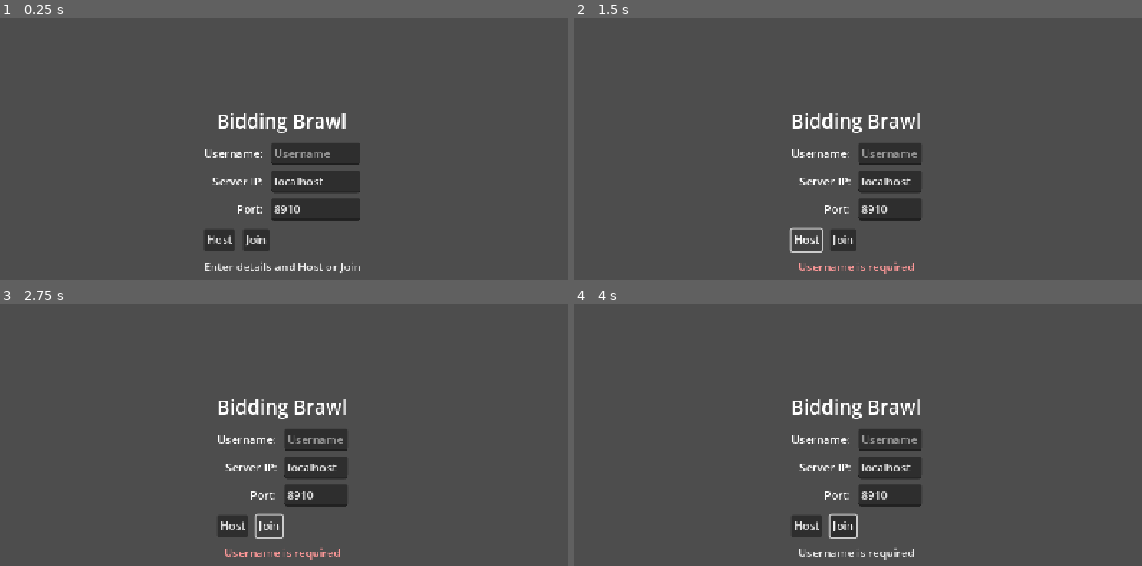
Above: before the commit, frames 1-4 (two rows, left to right).
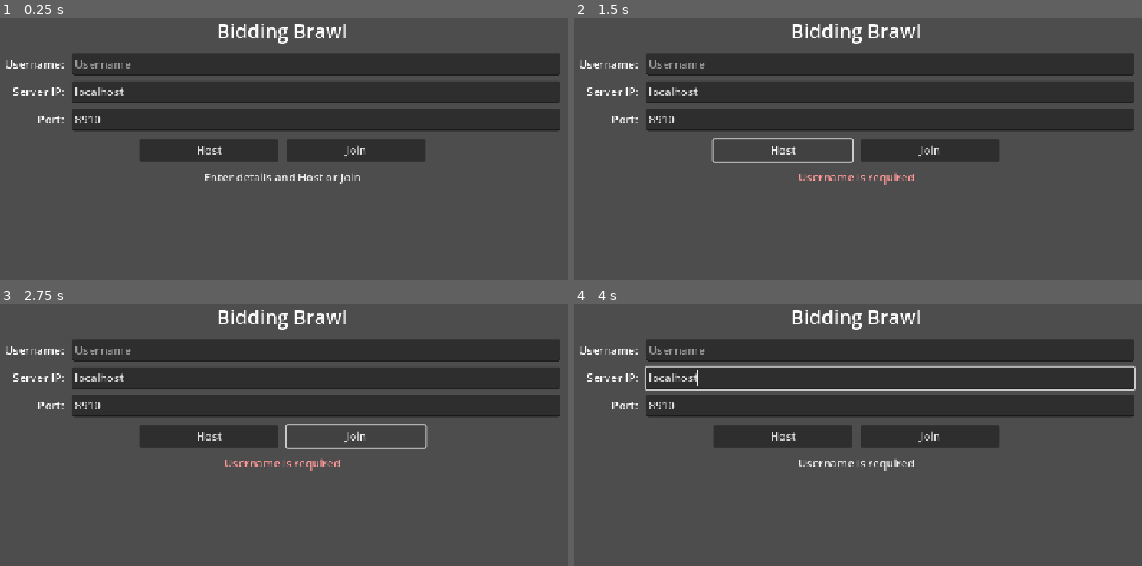
Above: after the commit, the same moments.

Repository: FoxSupp/bidding-brawl
Game: Godot game, scene res://scenes/main_menu.tscn
The game is run twice, just before and just after one commit, with the same random seed, the same clock (stepped at 60 frames per second) and the same inputs.
Inputs (mouse positions are in pixels of both pictures, inside the frame that each line leads up to):
- Up to frame 1 (0.25 s): no input
- Up to frame 2 (1.5 s): tap Enter at 0.5 s; move the mouse to (1034, 167) at 0.52 s; hold D (move_right) 0.53-1.25 s; click (1034, 167) at 0.6 s; tap Space (jump) at 0.77 s; click "Host" at 1.25 s
- Up to frame 3 (2.75 s): click "Join" at 2 s
- Up to frame 4 (4 s): move the mouse to (693, 500) at 2.77 s; hold D (move_right) 2.78-3.53 s; click (693, 500) at 2.85 s; move the mouse to (937, 377) at 3.52 s; hold A (move_left) from 3.53 s (still down); click (937, 377) at 3.6 s

The runs differ from the first frame. In frame 1, 29% of the frame differs, in the area x 1-99%, y 2-98%; in frame 2, 27%; in frame 3, 27%; in frame 4, 30%.

Commit message:
Refactor bidding menu and player stat block for improved UI and functionality
- Updated bidding menu scene to remove the upgrade slot and integrate a new BiddingManager node.
- Enhanced player stat block layout for better visibility and interaction.
- Adjusted minimum sizes and offsets for UI elements to improve overall design.
- Removed obsolete upgrade slot script and associated resources to streamline the project.

Diff:
--- a/scenes/bidding_menu.tscn
+++ b/scenes/bidding_menu.tscn
@@ -1,9 +1,8 @@
-[gd_scene load_steps=5 format=3 uid="uid://bnwcqcma1nw5y"]
+[gd_scene load_steps=4 format=3 uid="uid://bnwcqcma1nw5y"]
 
 [ext_resource type="Script" uid="uid://cbxialigjx3mi" path="res://scripts/bidding_menu.gd" id="1_6fnxy"]
-[ext_resource type="Resource" uid="uid://0jdpwk0ckbg0" path="res://scripts/upgrades/effects/multi_shot_effect.tres" id="2_2l2ip"]
 [ext_resource type="PackedScene" uid="uid://chvxopcas8yjd" path="res://scenes/player_stat_block.tscn" id="2_2qcm0"]
-[ext_resource type="Resource" uid="uid://cdd4d4sor26np" path="res://scripts/upgrades/effects/test.tres" id="3_2l2ip"]
+[ext_resource type="Script" uid="uid://bp1b68d3621ng" path="res://scripts/bidding_manager.gd" id="2_e2fi0"]
 
 [node name="BiddingMenu" type="Control"]
 layout_mode = 3
@@ -13,7 +12,9 @@
 grow_horizontal = 2
 grow_vertical = 2
 script = ExtResource("1_6fnxy")
-all_upgrades = Array[Resource]([ExtResource("2_2l2ip"), ExtResource("3_2l2ip")])
+
+[node name="BiddingManager" type="Node" parent="."]
+script = ExtResource("2_e2fi0")
 
 [node name="Background" type="Panel" parent="."]
 layout_mode = 1
@@ -89,19 +90,6 @@
 [node name="PlayerStatBlock4" parent="Background/PlayerStats" instance=ExtResource("2_2qcm0")]
 layout_mode = 2
 
-[node name="Upgrades" type="HBoxContainer" parent="Background"]
-layout_mode = 1
-anchors_preset = 14
-anchor_top = 0.5
-anchor_right = 1.0
-anchor_bottom = 0.5
-offset_top = -100.0
-offset_bottom = 100.0
-grow_horizontal = 2
-grow_vertical = 2
-theme_override_constants/separation = 32
-alignment = 1
-
 [node name="TimerStartRound" type="Timer" parent="."]
 wait_time = 5.0
 one_shot = true
--- a/scenes/main_menu.tscn
+++ b/scenes/main_menu.tscn
@@ -20,6 +20,7 @@
 grow_vertical = 2
 
 [node name="VBox" type="VBoxContainer" parent="CenterContainer"]
+custom_minimum_size = Vector2(800, 500)
 layout_mode = 2
 theme_override_constants/separation = 12
 
@@ -73,12 +74,15 @@
 [node name="Buttons" type="HBoxContainer" parent="CenterContainer/VBox"]
 layout_mode = 2
 theme_override_constants/separation = 12
+alignment = 1
 
 [node name="HostButton" type="Button" parent="CenterContainer/VBox/Buttons"]
+custom_minimum_size = Vector2(200, 0)
 layout_mode = 2
 text = "Host"
 
 [node name="JoinButton" type="Button" parent="CenterContainer/VBox/Buttons"]
+custom_minimum_size = Vector2(200, 0)
 layout_mode = 2
 text = "Join"
 
--- a/scenes/player_stat_block.tscn
+++ b/scenes/player_stat_block.tscn
@@ -4,13 +4,13 @@
 bg_color = Color(1, 0.22366, 0.697404, 1)
 
 [node name="PlayerStatBlock" type="Control"]
-custom_minimum_size = Vector2(240, 36)
+custom_minimum_size = Vector2(252, 50)
 layout_mode = 3
 anchors_preset = 15
 anchor_right = 1.0
 anchor_bottom = 1.0
-offset_right = -336.0
-offset_bottom = -288.0
+offset_right = -900.0
+offset_bottom = -598.0
 grow_horizontal = 2
 grow_vertical = 2
 
@@ -24,9 +24,12 @@
 theme_override_styles/panel = SubResource("StyleBoxFlat_8qy4p")
 
 [node name="LabelUsername" type="Label" parent="Panel"]
-layout_mode = 0
-offset_right = 105.0
+layout_mode = 1
+anchors_preset = 10
+anchor_right = 1.0
+offset_left = 6.0
 offset_bottom = 23.0
+grow_horizontal = 2
 text = "LLLLLLLLLLLL"
 
 [node name="LabelWins" type="Label" parent="Panel"]
@@ -34,8 +37,9 @@
 anchors_preset = 2
 anchor_top = 1.0
 anchor_bottom = 1.0
+offset_left = 8.0
 offset_top = -23.0
-offset_right = 65.0
+offset_right = 73.0
 grow_vertical = 0
 text = "Wins: 10"
 
@@ -46,8 +50,9 @@
 anchor_top = 1.0
 anchor_right = 1.0
 anchor_bottom = 1.0
-offset_left = -107.0
+offset_left = -115.0
 offset_top = -23.0
+offset_right = -8.0
 grow_horizontal = 0
 grow_vertical = 0
 text = "Money: 10000"
--- a/scenes/upgrade_slot.tscn
+++ /dev/null
@@ -1,96 +0,0 @@
-[gd_scene load_steps=3 format=3 uid="uid://cuyle1wob8wf0"]
-
-[ext_resource type="Script" uid="uid://pv4fugrd741w" path="res://scripts/upgrade_slot.gd" id="1_aahc8"]
-
-[sub_resource type="StyleBoxFlat" id="StyleBoxFlat_bijba"]
-
-[node name="UpgradeSlot" type="Control"]
-custom_minimum_size = Vector2(200, 200)
-layout_mode = 3
-anchors_preset = 15
-anchor_right = 1.0
-anchor_bottom = 1.0
-offset_right = -952.0
-offset_bottom = -448.0
-grow_horizontal = 2
-grow_vertical = 2
-script = ExtResource("1_aahc8")
-
-[node name="ButtonUpgrade" type="Button" parent="."]
-layout_mode = 1
-anchors_preset = 15
-anchor_right = 1.0
-anchor_bottom = 1.0
-grow_horizontal = 2
-grow_vertical = 2
-theme_override_font_sizes/font_size = 32
-text = "Multishot"
-
-[node name="Background" type="Panel" parent="."]
-visible = false
-layout_mode = 1
-anchors_preset = 15
-anchor_right = 1.0
-anchor_bottom = 1.0
-grow_horizontal = 2
-grow_vertical = 2
-theme_override_styles/panel = SubResource("StyleBoxFlat_bijba")
-
-[node name="LabelMoney" type="Label" parent="Background"]
-layout_mode = 1
-anchors_preset = 10
-anchor_right = 1.0
-offset_bottom = 23.0
-grow_horizontal = 2
-text = "Money: 1000"
-horizontal_alignment = 1
-vertical_alignment = 1
-
-[node name="SliderBid" type="HSlider" parent="Background"]
-layout_mode = 1
-anchors_preset = 12
-anchor_top = 1.0
-anchor_right = 1.0
-anchor_bottom = 1.0
-offset_top = -78.0
-offset_bottom = -62.0
-grow_horizontal = 2
-grow_vertical = 0
-
-[node name="LabelBidAmount" type="Label" parent="Background/SliderBid"]
-layout_mode = 1
-anchors_preset = 12
-anchor_top = 1.0
-anchor_right = 1.0
-anchor_bottom = 1.0
-offset_top = -41.0
-offset_bottom = -18.0
-grow_horizontal = 2
-grow_vertical = 0
-text = "0"
-horizontal_alignment = 1
-vertical_alignment = 1
-
-[node name="ContainerButtons" type="HBoxContainer" parent="Background"]
-layout_mode = 1
-anchors_preset = 12
-anchor_top = 1.0
-anchor_right = 1.0
-anchor_bottom = 1.0
-offset_top = -41.0
-grow_horizontal = 2
-grow_vertical = 0
-theme_override_constants/separation = 32
-alignment = 1
-
-[node name="ButtonCancel" type="Button" parent="Background/ContainerButtons"]
-layout_mode = 2
-text = "Cancel"
-
-[node name="ButtonSubmit" type="Button" parent="Background/ContainerButtons"]
-layout_mode = 2
-text = "Submit"
-
-[connection signal="pressed" from="ButtonUpgrade" to="." method="_on_button_upgrade_pressed"]
-[connection signal="pressed" from="Background/ContainerButtons/ButtonCancel" to="." method="_on_button_cancel_pressed"]
-[connection signal="pressed" from="Background/ContainerButtons/ButtonSubmit" to="." method="_on_button_submit_pressed"]
--- a/scripts/SessionManager.gd
+++ b/scripts/SessionManager.gd
@@ -14,17 +14,9 @@
 		"wins": 0,
 		"winstreak": 0,
 		"losingstreak": 0,
-		"weapon_effects": []
 	}
 	rpc("_sync_players", player_stats)
 
-@rpc("authority", "call_local")
-func addWeaponEffect(peer_id: int, effect: WeaponEffect) -> void:
-	if not multiplayer.is_server(): return
-
-	if player_stats.has(peer_id):
-		player_stats[peer_id]["weapon_effects"].append(effect)
-	rpc("_sync_players", player_stats)
 
 @rpc("any_peer", "call_local")
 func addMoney(peer_id: int, amount: int) -> void:
@@ -55,11 +47,3 @@
 func _sync_players(new_stats: Dictionary):
 	player_stats = new_stats.duplicate(true)
 	emit_signal("player_stats_updated", new_stats)
-
-func getWeaponEffects(peer_id: int) -> Array[WeaponEffect]:
-	if player_stats.has(peer_id):
-		var effects: Array[WeaponEffect] = []
-		for effect in player_stats[peer_id]["weapon_effects"]:
-			effects.append(effect as WeaponEffect)
-		return effects
-	return []
--- /dev/null
+++ b/scripts/bidding_manager.gd
@@ -0,0 +1,19 @@
+extends Node
+
+var available_upgrades = []
+
+var upgrades_in_shop: int = 4
+
+func _ready() -> void:
+
+	if not multiplayer.is_server(): return
+
+	for i in range(upgrades_in_shop):
+		available_upgrades.append(
+			{
+				"upgrade_id": i,
+				"upgrade_name": "Upgrade " + str(i), # TODO: Upgrade Name from Upgrage
+				"upgrade": {}, # TODO: Upgrade from Upgrade
+				"bids":{} #TODO Add bids {peer_id: bid_amount}
+			}
+		)
--- a/scripts/bidding_menu.gd
+++ b/scripts/bidding_menu.gd
@@ -2,7 +2,6 @@
 
 const PLAYER_STAT_BLOCK = preload("res://scenes/player_stat_block.tscn")
 const NEW_ROUND_TIMER: float = 3.0
-const UPGRADE_SLOT = preload("res://scenes/upgrade_slot.tscn")
 
 
 @export var ready_players: Array = []
@@ -11,9 +10,6 @@
 @onready var player_stats: VBoxContainer = $Background/PlayerStats
 @onready var timer_start_round: Timer = $TimerStartRound
 @onready var label_timer_countdown: Label = $Background/LabelTimerCountdown
-@onready var upgrades: HBoxContainer = $Background/Upgrades
-
-@export var all_upgrades: Array[Resource]
 
 
 func _ready() -> void:
--- a/scripts/player.gd
+++ b/scripts/player.gd
@@ -9,6 +9,7 @@
 @onready var camera: Camera2D = $Camera2D
 @onready var color_rect: ColorRect = $ColorRect
 @onready var collision: CollisionShape2D = $CollisionShape2D
+@onready var projectiles_root: Node = get_tree().root.get_node("/root/Game/Projectiles")
 
 const SPEED: float = 300.0
 const JUMP_VELOCITY: float = -400.0
@@ -16,7 +17,9 @@
 const BULLET_SCENE = preload("res://scenes/bullet.tscn")
 
 var spectating_cam: Camera2D
-var _weapon_effects: Array[WeaponEffect]
+
+var shot_cooldown_reset: float = 1.0
+var shoot_cooldown: float = 0.0
 
 @export var health: int = 5
 @export var score: int = 0
@@ -29,7 +32,6 @@
 	spectating_cam = get_tree().root.get_node("/root/Game/Camera2D")
 	hp_bar.max_value = health
 	hp_bar.value = health
-	_load_persistent_weapon_effects()
 
 	if input_synch.is_multiplayer_authority():
 		color_rect.color = Color.YELLOW
@@ -41,6 +43,10 @@
 
 	if not is_multiplayer_authority() or dead:
 		return
+
+	# Cooldown timer runterzählen
+	if shoot_cooldown > 0:
+		shoot_cooldown -= delta
 
 	_handle_movement(delta)
 	_handle_aiming()
@@ -65,56 +71,35 @@
 func _handle_shooting() -> void:
 	if not input_synch.fire_input:
 		return
-	input_synch.fire_input = false
+
+	# Prüfe ob Cooldown noch aktiv ist
+	if shoot_cooldown > 0:
+		return
+
+	# Setze 1 Sekunde Cooldown
+	shoot_cooldown = shot_cooldown_reset
 	var muzzle: Marker2D = muzzle_rotation.get_node("Muzzle")
 	var dir := muzzle.global_position.direction_to(input_synch.mouse_pos).normalized()
 	var ctx := {
 		"muzzle_pos": muzzle.global_position,
 		"dir": dir,
 		"projectile_count": 1,
-		"spread_pattern": "none",
-		"spread_deg": 0.0,
 		"damage": 1,
 		"speed": 900.0,
-		"lifetime": 1.2,
+		"lifetime": 2,
 		"owner_peer_id": name.to_int()
 	}
 
-	for e in _weapon_effects:
-		ctx = e.on_fire(ctx)
+	var projectile: Node = BULLET_SCENE.instantiate()
+	projectile.global_position = ctx.muzzle_pos
+	projectile.rotation = ctx.dir.angle()
+	projectile.dir = ctx.dir
+	projectile.owner_peer_id = name.to_int()
 
-	var dirs: Array[Vector2] = []
-	match String(ctx.spread_pattern):
-		"symmetric":
-			var count := int(ctx.projectile_count)
-			if count <= 1:
-				dirs = [ctx.dir]
-			elif count == 2:
-				var a := deg_to_rad(float(ctx.spread_deg))
-				dirs = [ctx.dir.rotated(-a), ctx.dir.rotated(a)]
-			else:
-				var total = max(count, 1)
-				var span := 2.0 * float(ctx.spread_deg)
-				var step := 0.0 if total <= 1 else span / float(total - 1)
-				for i in range(total):
-					var offset := -float(ctx.spread_deg) + step * i
-					dirs.append(ctx.dir.rotated(deg_to_rad(offset)))
-		_:
-			dirs = [ctx.dir]
-	var projectiles_root := get_tree().root.get_node("Game/Projectiles")
-	for d in dirs:
-		var projectile: Node = BULLET_SCENE.instantiate()
-		projectile.global_position = ctx.muzzle_pos
-		projectile.rotation = d.angle()
-		projectile.dir = d
-		projectile.owner_peer_id = name.to_int()
-
-		if "damage" in projectile: projectile.damage = ctx.damage
-		if "speed" in projectile: projectile.speed = ctx.speed
-		if "lifetime" in projectile: projectile.lifetime = ctx.lifetime
-		projectiles_root.add_child(projectile, true)
-
-	await input_synch.get_tree().process_frame
+	if "damage" in projectile: projectile.damage = ctx.damage
+	if "speed" in projectile: projectile.speed = ctx.speed
+	if "lifetime" in projectile: projectile.lifetime = ctx.lifetime
+	projectiles_root.add_child(projectile, true)
 
 func _handle_death() -> void:
 	dead = true
@@ -125,10 +110,6 @@
 		input_synch.set_multiplayer_authority(1)
 
 	died.emit(name.to_int())
-
-func _load_persistent_weapon_effects() -> void:
-	var persistent_effects = SessionManager.getWeaponEffects(name.to_int())
-	_weapon_effects = persistent_effects.duplicate(true)
 
 func take_damage(damage: int, shooter_id: int) -> void:
 	if not is_multiplayer_authority():
--- a/scripts/upgrade_slot.gd
+++ /dev/null
@@ -1,60 +0,0 @@
-extends Control
-
-var player_money: int = 0
-var upgrade: WeaponEffect = null
-
-@onready var background: Panel = $Background
-@onready var label_money: Label = $Background/LabelMoney
-@onready var slider_bid: HSlider = $Background/SliderBid
-@onready var label_bid_amount: Label = $Background/SliderBid/LabelBidAmount
-@onready var button_upgrade: Button = $ButtonUpgrade
-
-func _ready() -> void:
-	# Safe money retrieval
-	var player_id = multiplayer.get_unique_id()
-	if SessionManager.player_stats.has(player_id) and SessionManager.player_stats[player_id].has("money"):
-		player_money = SessionManager.player_stats[player_id]["money"]
-	else:
-		player_money = 0
-		print("Warning: Could not get player money for ID: ", player_id)
-
-	# Wait for next frame to ensure all @onready vars are initialized
-	call_deferred("_setup_ui")
-
-func _setup_ui() -> void:
-	label_money.text = "Money: " + str(player_money)
-	slider_bid.max_value = max(1, player_money)  # Ensure minimum value of 1
-	label_bid_amount.text = "Bid: " + str(int(slider_bid.value))
-	slider_bid.value_changed.connect(_on_slider_value_changed)
-
-	# Safe upgrade name retrieval
-	_update_upgrade_display()
-
-func set_upgrade(new_upgrade: WeaponEffect) -> void:
-	upgrade = new_upgrade
-	# Wait for next frame to ensure UI is ready
-	call_deferred("_update_upgrade_display")
-
-func _update_upgrade_display() -> void:
-	if upgrade != null and is_instance_valid(upgrade) and upgrade.has_method("get") and upgrade.get("upgrade_name") != null:
-		button_upgrade.text = str(upgrade.upgrade_name)
-	else:
-		button_upgrade.text = "No Upgrade"
-		print("Warning: Invalid upgrade object")
-
-func _on_slider_value_changed(value: float) -> void:
-	label_bid_amount.text = "Bid: " + str(int(value))
-
-
-
-func _on_button_cancel_pressed() -> void:
-	background.hide()
-
-func _on_button_submit_pressed() -> void:
-	var player_id = multiplayer.get_unique_id()
-	if player_money >= int(slider_bid.value):
-		SessionManager.rpc_id(1, "addMoney", player_id, -int(slider_bid.value))
-	background.hide()
-
-func _on_button_upgrade_pressed() -> void:
-	background.show()
--- a/scripts/upgrades/effects/multi_shot.gd
+++ /dev/null
@@ -1,13 +0,0 @@
-extends WeaponEffect
-class_name MultiShotEffect
-@export var spread_deg: float = 6.0
-
-func _init():
-	upgrade_name = "Multi shot"
-
-func on_fire(ctx: Dictionary) -> Dictionary:
-	ctx.projectile_count = max(2, int(ctx.get("projectile_count", 1) + 1))
-	spread_deg = ctx.projectile_count * 3
-	ctx.spread_pattern = "symmetric"
-	ctx.spread_deg = spread_deg
-	return ctx
--- a/scripts/upgrades/effects/multi_shot_effect.tres
+++ /dev/null
@@ -1,8 +0,0 @@
-[gd_resource type="Resource" script_class="MultiShotEffect" load_steps=2 format=3 uid="uid://0jdpwk0ckbg0"]
-
-[ext_resource type="Script" uid="uid://bjeotymqdfvy2" path="res://scripts/upgrades/effects/multi_shot.gd" id="1_sdn6s"]
-
-[resource]
-script = ExtResource("1_sdn6s")
-spread_deg = 6.0
-metadata/_custom_type_script = "uid://bjeotymqdfvy2"
--- a/scripts/upgrades/effects/test.gd
+++ /dev/null
@@ -1,8 +0,0 @@
-extends WeaponEffect
-class_name Test
-
-func _init():
-	upgrade_name = "Test Upgrade"
-
-func on_fire(ctx: Dictionary) -> Dictionary:
-	return ctx
--- a/scripts/upgrades/effects/test.tres
+++ /dev/null
@@ -1,8 +0,0 @@
-[gd_resource type="Resource" script_class="Test" load_steps=2 format=3 uid="uid://cdd4d4sor26np"]
-
-[ext_resource type="Script" uid="uid://bgvlnwxbxkjck" path="res://scripts/upgrades/effects/test.gd" id="1_pxrpq"]
-
-[resource]
-script = ExtResource("1_pxrpq")
-upgrade_name = "Weapon Effect"
-metadata/_custom_type_script = "uid://bgvlnwxbxkjck"
--- a/scripts/upgrades/effects/weapon_effects.gd
+++ /dev/null
@@ -1,7 +0,0 @@
-extends Resource
-class_name WeaponEffect
-
-@export var upgrade_name: String = "Weapon Effect"
-
-func on_fire(ctx: Dictionary) -> Dictionary:
-	return ctx
Not shown, added: scripts/bidding_manager.gd.uid
Not shown, removed: scripts/upgrade_slot.gd.uid
Not shown, removed: scripts/upgrades/effects/multi_shot.gd.uid
Not shown, removed: scripts/upgrades/effects/test.gd.uid
Not shown, removed: scripts/upgrades/effects/weapon_effects.gd.uid
